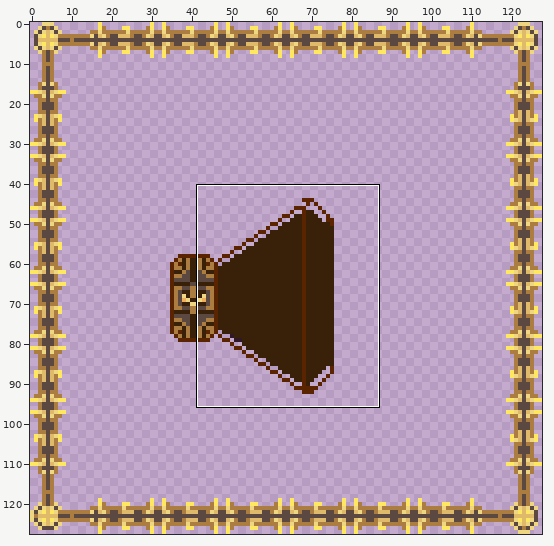
A pixel-art file gets an edit: ASSET_CREATION/ART/Kevin/audioBUTTON.ase. Above: a wide view before the commit, with the close-up outlined.
Close-up. Before:
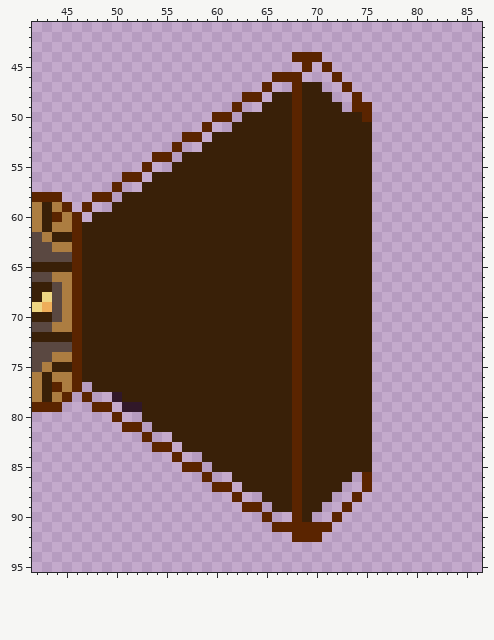
128x128 pixels, 1 frame. Shown: x 42..86, y 41..95.
After:
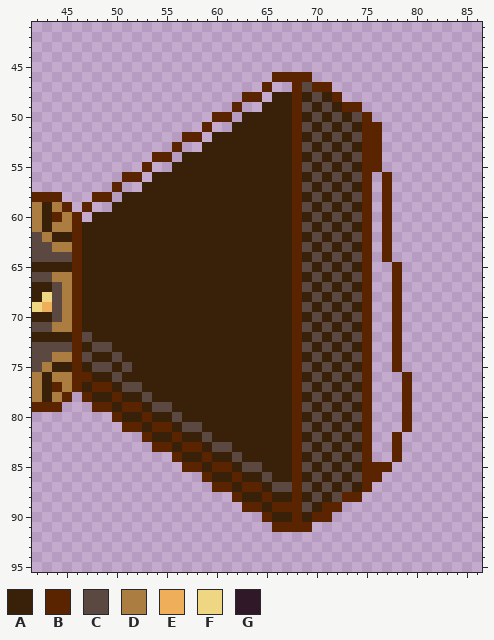
Palette (. is transparent): A #392008  B #5a2400  C #5a4841  D #ac7d41  E #eeae5a  F #eed683  G #311829
Changes in this commit:
y 44: x 68..70 BBB -> ...
y 45: x 69 B -> .; x 71 B -> .
y 46: x 69 . -> B; x 72 B -> .
y 47: x 69..71 AA. -> CBB; x 73 B -> .
y 48: x 70 A -> C; x 72 . -> B; x 74 B -> .
y 49: x 69 A -> C; x 71 A -> C; x 73 . -> B; x 75 B -> .
y 50: x 70 A -> C; x 72 A -> C; x 74 A -> C
y 51: x 69 A -> C; x 71 A -> C; x 73 A -> C; x 75..76 A. -> BB
y 52: x 70 A -> C; x 72 A -> C; x 74..76 AA. -> CBB
y 53: x 69 A -> C; x 71 A -> C; x 73 A -> C; x 75..76 A. -> BB
y 54: x 70 A -> C; x 72 A -> C; x 74..76 AA. -> CBB
y 55: x 69 A -> C; x 71 A -> C; x 73 A -> C; x 75..76 A. -> BB
y 56: x 70 A -> C; x 72 A -> C; x 74..75 AA -> CB; x 77 . -> B
y 57: x 69 A -> C; x 71 A -> C; x 73 A -> C; x 75 A -> B; x 77 . -> B
y 58: x 70 A -> C; x 72 A -> C; x 74..75 AA -> CB; x 77 . -> B
y 59: x 69 A -> C; x 71 A -> C; x 73 A -> C; x 75 A -> B; x 77 . -> B
y 60: x 70 A -> C; x 72 A -> C; x 74..75 AA -> CB; x 77 . -> B
y 61: x 69 A -> C; x 71 A -> C; x 73 A -> C; x 75 A -> B; x 77 . -> B
y 62: x 70 A -> C; x 72 A -> C; x 74..75 AA -> CB; x 77 . -> B
y 63: x 69 A -> C; x 71 A -> C; x 73 A -> C; x 75 A -> B; x 77 . -> B
y 64: x 70 A -> C; x 72 A -> C; x 74..75 AA -> CB; x 77 . -> B
y 65: x 69 A -> C; x 71 A -> C; x 73 A -> C; x 75 A -> B; x 78 . -> B
y 66: x 70 A -> C; x 72 A -> C; x 74..75 AA -> CB; x 78 . -> B
y 67: x 69 A -> C; x 71 A -> C; x 73 A -> C; x 75 A -> B; x 78 . -> B
y 68: x 70 A -> C; x 72 A -> C; x 74..75 AA -> CB; x 78 . -> B
y 69: x 69 A -> C; x 71 A -> C; x 73 A -> C; x 75 A -> B; x 78 . -> B
y 70: x 70 A -> C; x 72 A -> C; x 74..75 AA -> CB; x 78 . -> B
y 71: x 69 A -> C; x 71 A -> C; x 73 A -> C; x 75 A -> B; x 78 . -> B
y 72: x 47 A -> C; x 70 A -> C; x 72 A -> C; x 74..75 AA -> CB; x 78 . -> B
y 73: x 48..49 AA -> CC; x 69 A -> C; x 71 A -> C; x 73 A -> C; x 75 A -> B; x 78 . -> B
y 74: x 47 A -> C; x 50 A -> C; x 70 A -> C; x 72 A -> C; x 74..75 AA -> CB; x 78 . -> B
y 75: x 48..49 AA -> CC; x 51 A -> C; x 69 A -> C; x 71 A -> C; x 73 A -> C; x 75 A -> B; x 78 . -> B
y 76: x 47 A -> B; x 50 A -> C; x 70 A -> C; x 72 A -> C; x 74..75 AA -> CB; x 79 . -> B
y 77: x 47..49 .AA -> ABB; x 51..52 AA -> CC; x 69 A -> C; x 71 A -> C; x 73 A -> C; x 75 A -> B; x 79 . -> B
y 78: x 48..50 ..G -> AAB; x 53 A -> C; x 70 A -> C; x 72 A -> C; x 74..75 AA -> CB; x 79 . -> B
y 79: x 50..52 .GG -> ABB; x 54..55 AA -> CC; x 69 A -> C; x 71 A -> C; x 73 A -> C; x 75 A -> B; x 79 . -> B
y 80: x 51..53 ..A -> AAB; x 56 A -> C; x 70 A -> C; x 72 A -> C; x 74..75 AA -> CB; x 79 . -> B
y 81: x 53..55 .AA -> ABB; x 57..58 AA -> CC; x 69 A -> C; x 71 A -> C; x 73 A -> C; x 75 A -> B; x 79 . -> B
y 82: x 54..56 ..A -> AAB; x 59 A -> C; x 70 A -> C; x 72 A -> C; x 74..75 AA -> CB; x 78 . -> B
y 83: x 56..58 .AA -> ABB; x 60..61 AA -> CC; x 69 A -> C; x 71 A -> C; x 73 A -> C; x 75 A -> B; x 78 . -> B
y 84: x 57..59 ..A -> AAB; x 62 A -> C; x 70 A -> C; x 72 A -> C; x 74..75 AA -> CB; x 78 . -> B
y 85: x 59..61 .AA -> ABB; x 63..64 AA -> CC; x 69 A -> C; x 71 A -> C; x 73 A -> C; x 75..77 A.. -> BBB
y 86: x 60..62 ..A -> AAB; x 65 A -> C; x 70 A -> C; x 72 A -> C; x 74 . -> C; x 76 . -> B
y 87: x 62..64 .AA -> ABB; x 66..67 AA -> CC; x 69 A -> C; x 71 A -> C; x 73..74 .. -> CA
y 88: x 63..65 ..A -> AAB; x 70 A -> C; x 72..73 .. -> CB
y 89: x 65..67 .AA -> ABB; x 69 A -> C; x 71..73 ..B -> BB.
y 90: x 66..67 .. -> AA; x 70..72 ..B -> BB.
y 91: x 70..71 BB -> ..
y 92: x 68..70 BBB -> ...
Boxes around the changes in both close-ups, in picture pixels (x1, y1, x2, y2):
changed: (82, 52, 412, 542)
